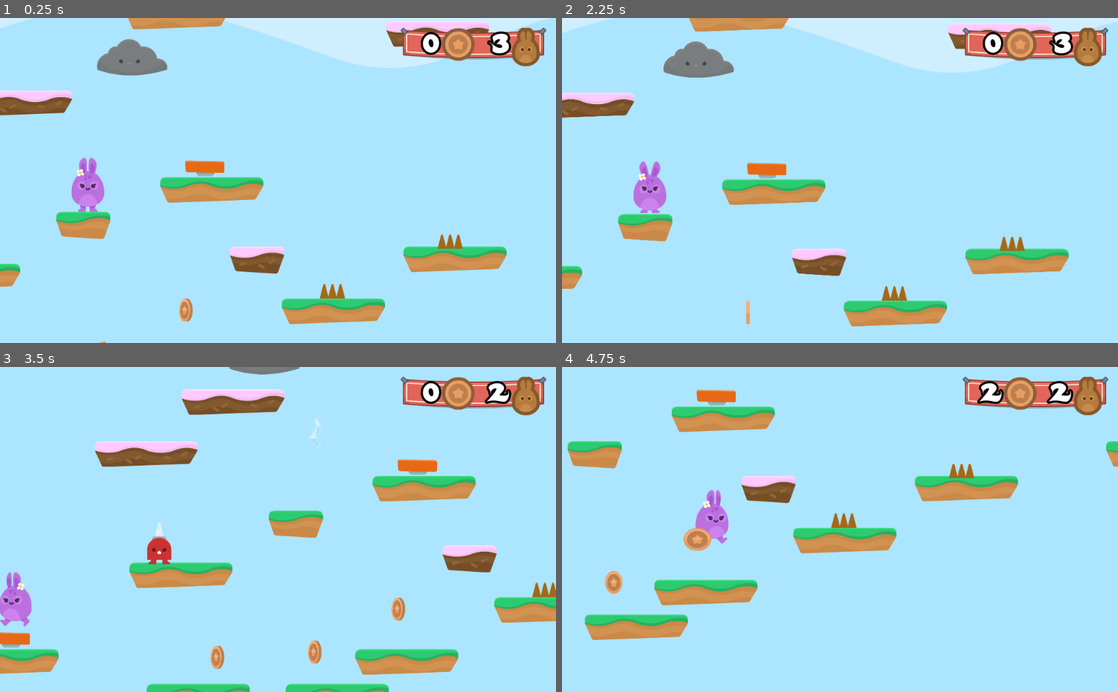
Above: before the commit, frames 1-4 (two rows, left to right).
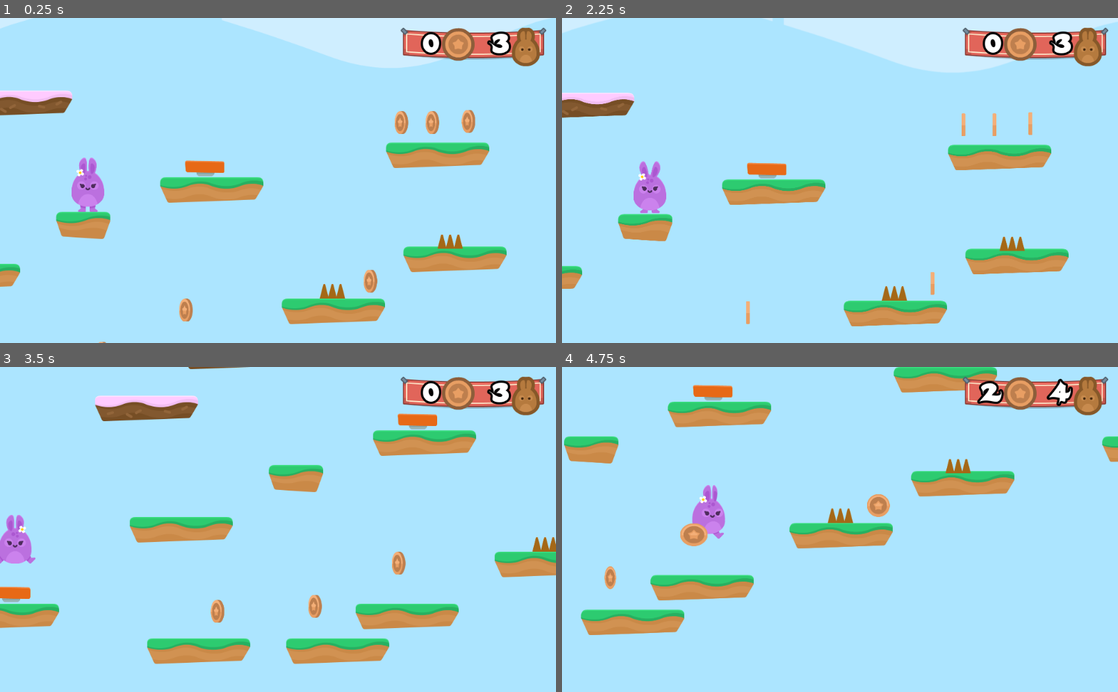
Above: after the commit, the same moments.

Repository: andredarcie/discovering-godot-course
Game: Godot game, scene res://Levels/Level1.tscn
Two runs of this game, one before a commit and one after it. Both use one fixed random seed, a clock stepped at 60 frames per second and the inputs below.
Inputs (mouse positions are in pixels of both pictures, inside the frame that each line leads up to):
- Up to frame 1 (0.25 s): no input
- Up to frame 2 (2.25 s): hold D (right) 0.53-2 s; tap Space (Jump) at 0.77, 1.52 s; click (940, 226) at 2 s
- Up to frame 3 (3.5 s): hold A (left) from 2.78 s (still down)
- Up to frame 4 (4.75 s): release A (left) at 3.53 s; hold D (right) from 3.53 s (still down); tap Space (Jump) at 3.77, 4.52 s

The runs differ from the first frame. In frame 1, 4.8% of the frame differs, in the area x 17-88%, y 0-85%; in frame 2, 4.5%; in frame 3, 24%, in the area x 0-100%, y 0-100%; in frame 4, 9.6%.

Commit message:
VictoyState

Diff:
--- /dev/null
+++ b/Hoppy Days/Items/Portal.gd
@@ -0,0 +1,9 @@
+extends Node2D
+
+
+func _ready():
+	pass
+
+
+func _on_Area2D_body_entered(body):
+	get_tree().call_group("Gamestate", "win_game")
--- /dev/null
+++ b/Hoppy Days/Items/Portal.tscn
@@ -0,0 +1,58 @@
+[gd_scene load_steps=7 format=2]
+
+[ext_resource path="res://GFX/Items/portal_yellow.png" type="Texture" id=1]
+[ext_resource path="res://GFX/Particles/portal_yellowParticle.png" type="Texture" id=2]
+[ext_resource path="res://Items/Portal.gd" type="Script" id=3]
+
+[sub_resource type="RectangleShape2D" id=1]
+extents = Vector2( 115.475, 41.1626 )
+
+[sub_resource type="Animation" id=2]
+resource_name = "PortalStretch"
+length = 2.0
+loop = true
+step = 1.0
+tracks/0/type = "value"
+tracks/0/path = NodePath(".:scale")
+tracks/0/interp = 1
+tracks/0/loop_wrap = true
+tracks/0/imported = false
+tracks/0/enabled = true
+tracks/0/keys = {
+"times": PoolRealArray( 0, 1 ),
+"transitions": PoolRealArray( 1, 1 ),
+"update": 0,
+"values": [ Vector2( 1, 1 ), Vector2( 1.25, 1 ) ]
+}
+
+[sub_resource type="ParticlesMaterial" id=3]
+emission_shape = 1
+emission_sphere_radius = 128.0
+flag_disable_z = true
+gravity = Vector3( 0, 0, 0 )
+orbit_velocity = 0.25
+orbit_velocity_random = 0.0
+
+[node name="Portal" type="Node2D"]
+script = ExtResource( 3 )
+
+[node name="Area2D" type="Area2D" parent="."]
+
+[node name="Sprite" type="Sprite" parent="Area2D"]
+texture = ExtResource( 1 )
+
+[node name="CollisionShape2D" type="CollisionShape2D" parent="Area2D"]
+visible = false
+shape = SubResource( 1 )
+
+[node name="AnimationPlayer" type="AnimationPlayer" parent="Area2D"]
+autoplay = "PortalStretch"
+anims/PortalStretch = SubResource( 2 )
+
+[node name="Particles2D" type="Particles2D" parent="Area2D"]
+amount = 24
+lifetime = 2.0
+randomness = 1.0
+process_material = SubResource( 3 )
+texture = ExtResource( 2 )
+[connection signal="body_entered" from="Area2D" to="." method="_on_Area2D_body_entered"]
--- a/Hoppy Days/Levels/GameState.gd
+++ b/Hoppy Days/Levels/GameState.gd
@@ -36,3 +36,7 @@
 
 func end_game():
 	get_tree().change_scene("res://Levels/EndGame.tscn")
+
+
+func win_game():
+	get_tree().change_scene("res://Levels/Victory.tscn")
--- a/Hoppy Days/Levels/Level1.tscn
+++ b/Hoppy Days/Levels/Level1.tscn
@@ -10,6 +10,7 @@
 [ext_resource path="res://Items/Coin.tscn" type="PackedScene" id=8]
 [ext_resource path="res://NPCs/Spikeman.tscn" type="PackedScene" id=9]
 [ext_resource path="res://NPCs/Cloud.tscn" type="PackedScene" id=10]
+[ext_resource path="res://Items/Portal.tscn" type="PackedScene" id=11]
 
 [node name="Level1" type="Node2D"]
 script = ExtResource( 6 )
@@ -21,7 +22,7 @@
 tile_set = ExtResource( 2 )
 collision_layer = 2
 format = 1
-tile_data = PoolIntArray( -655342, 1, 0, -524246, 3, 0, -393214, 2, 0, -393196, 6, 0, -327669, 1, 0, -327649, 1, 0, -327628, 3, 0, -262128, 7, 0, -262081, 3, 0, -65544, 2, 0, 54, 1, 0, 131072, 3, 0, 131131, 1, 0, 196623, 2, 0, 196655, 0, 0, 262176, 6, 0, 262210, 1, 0, 327685, 2, 0, 327704, 6, 0, 393255, 0, 0, 589820, 5, 0, 655339, 2, 0, 655375, 0, 0, 786424, 4, 0, 720897, 5, 0, 720949, 3, 0, 851978, 0, 0, 983066, 2, 0, 1114132, 3, 0, 1114163, 2, 0, 1245214, 1, 0, 1245224, 2, 0, 1310732, 2, 0, 1441825, 2, 0, 1572853, 2, 0, 1638402, 2, 0, 1638425, 2, 0, 1769485, 2, 0, 1769493, 2, 0 )
+tile_data = PoolIntArray( 589820, 5, 0, 655339, 2, 0, 655375, 0, 0, 786424, 4, 0, 720897, 5, 0, 851978, 0, 0, 852007, 2, 0, 852036, 2, 0, 852045, 2, 0, 983066, 2, 0, 1114132, 3, 0, 1114163, 2, 0, 1114170, 2, 0, 1245224, 2, 0, 1310732, 2, 0, 1310785, 2, 0, 1441825, 2, 0, 1572853, 2, 0, 1507382, 2, 0, 1638402, 2, 0, 1638425, 2, 0, 1769485, 2, 0, 1769493, 2, 0 )
 
 [node name="Hazards" type="Node" parent="."]
 
@@ -57,10 +58,37 @@
 [node name="Coin3" parent="Coins" instance=ExtResource( 8 )]
 position = Vector2( 1092.13, 1628.67 )
 
+[node name="Coin4" parent="Coins" instance=ExtResource( 8 )]
+position = Vector2( 2552.48, 758.171 )
+
+[node name="Coin5" parent="Coins" instance=ExtResource( 8 )]
+position = Vector2( 2666.64, 758.171 )
+
+[node name="Coin6" parent="Coins" instance=ExtResource( 8 )]
+position = Vector2( 2799.83, 753.414 )
+
+[node name="Coin7" parent="Coins" instance=ExtResource( 8 )]
+position = Vector2( 3784.5, 1024.55 )
+
+[node name="Coin8" parent="Coins" instance=ExtResource( 8 )]
+position = Vector2( 3984.28, 1015.04 )
+
+[node name="Coin9" parent="Coins" instance=ExtResource( 8 )]
+position = Vector2( 4336.29, 1210.07 )
+
+[node name="Coin10" parent="Coins" instance=ExtResource( 8 )]
+position = Vector2( 4521.8, 772.441 )
+
+[node name="Coin11" parent="Coins" instance=ExtResource( 8 )]
+position = Vector2( 2438.31, 1343.26 )
+
 [node name="NPCs" type="Node" parent="."]
 
 [node name="Spikeman" parent="NPCs" instance=ExtResource( 9 )]
-position = Vector2( 977.98, 1208.11 )
+position = Vector2( 3492.02, 1005.78 )
 
 [node name="Cloud" parent="NPCs" instance=ExtResource( 10 )]
-position = Vector2( 1623.46, 517.243 )
+position = Vector2( 1316.97, 35.0704 )
+
+[node name="Portal" parent="." instance=ExtResource( 11 )]
+position = Vector2( 5099.73, 706.769 )
--- /dev/null
+++ b/Hoppy Days/Levels/Victory.tscn
@@ -0,0 +1,25 @@
+[gd_scene load_steps=2 format=2]
+
+[ext_resource path="res://Levels/EndGame.tscn" type="PackedScene" id=1]
+
+[node name="Victory" instance=ExtResource( 1 )]
+
+[node name="VBoxContainer" parent="CenterContainer" index="0"]
+margin_left = 212.0
+margin_right = 812.0
+
+[node name="Label" parent="CenterContainer/VBoxContainer" index="0"]
+margin_right = 600.0
+text = "You Win!"
+
+[node name="HBoxContainer" parent="CenterContainer/VBoxContainer" index="1"]
+margin_right = 600.0
+
+[node name="Label" parent="CenterContainer/VBoxContainer/HBoxContainer" index="0"]
+margin_left = 77.0
+margin_right = 467.0
+text = "Play Again!"
+
+[node name="RestartButton" parent="CenterContainer/VBoxContainer/HBoxContainer" index="1"]
+margin_left = 471.0
+margin_right = 523.0
Not shown: 1 places in Hoppy Days/Levels/Level1.tscn that only renumber resources
Not shown, added: Hoppy Days/export_presets.cfg
